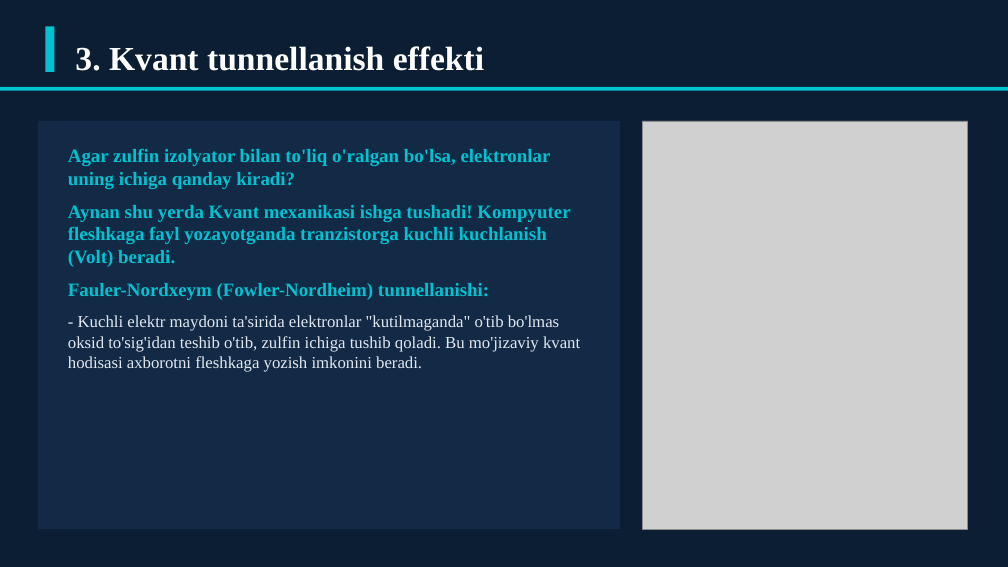
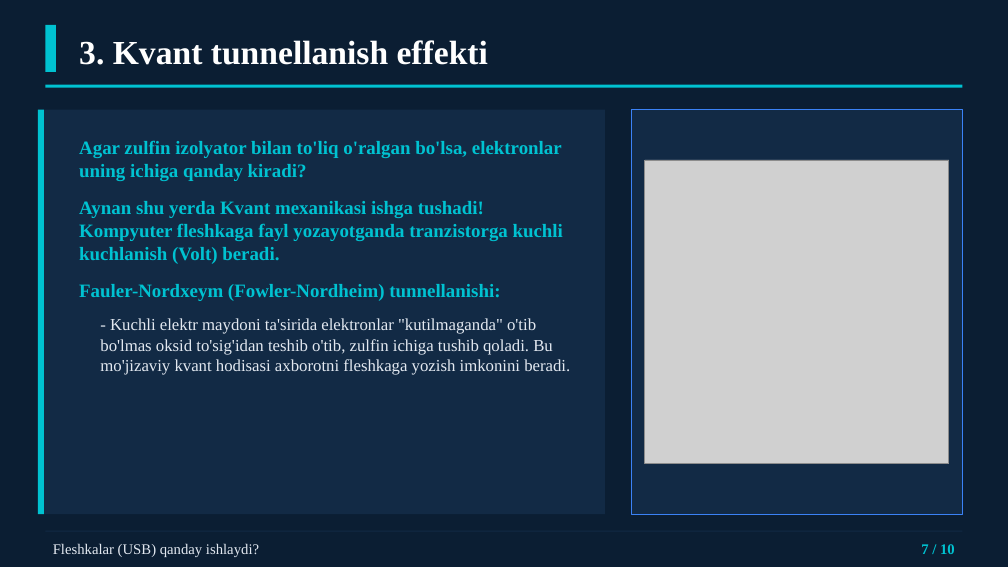
Before and after one commit to dasturland/kerak_taqdimot, a slide deck: slide 7 of fleshka_usb_taqdimot.pptx. Drawn at 1008x567 pixels with LibreOffice and Linux fonts; fonts in the diff are those of the drawing; grey boxes stand for pictures. Boxes give left, top, right and bottom in pixels: in the first picture for what was removed or moved away, otherwise in the second. Text is boxed around its words. In the diff, an @@ line names an element or a change of style, - is before the commit and + after.

```diff
--- a/fleshka_usb_taqdimot.pptx
+++ b/fleshka_usb_taqdimot.pptx
@@ text "3. Kvant tunnellanish effekti": place and size @@
-text "3. Kvant tunnellanish effekti" at (75, 46, 484, 71)
+text "3. Kvant tunnellanish effekti" at (79, 40, 488, 65)
@@ rectangle: place and size @@
-rectangle at (0, 87, 1008, 91)
+rectangle at (45, 85, 963, 88)
@@ rectangle: place and size @@
-rectangle at (38, 121, 620, 529)
+rectangle at (38, 110, 605, 514)
@@ rectangle added at (38, 110, 44, 514), fill #00C2D1 @@
@@ rectangle added at (631, 110, 963, 514), fill #122A45, outline #3B82F6 1 pt @@
@@ text "Agar zulfin izolyator bilan to'liq ...": place and size @@
-text "Agar zulfin izolyator bilan to'liq ..." at (68, 148, 580, 372)
+text "Agar zulfin izolyator bilan to'liq ..." at (79, 140, 570, 375)
@@ text "Agar zulfin izolyator bilan to'liq ..." at (79, 140, 570, 375): more space between paragraphs; indent changed @@
@@ picture: place and size @@
-picture at (643, 121, 968, 529)
+picture at (645, 160, 949, 464)
@@ rectangle added at (45, 531, 963, 532), fill #122A45 @@
@@ text added at (53, 543, 259, 557), 14 pt, text #E2E8F0 @@
+Fleshkalar (USB) qanday ishlaydi?
@@ text added at (921, 544, 955, 554), 14 pt, text #00C2D1, bold @@
+7 / 10
```
Also in this commit, not shown: 9 other slides changed, 4 other files.
